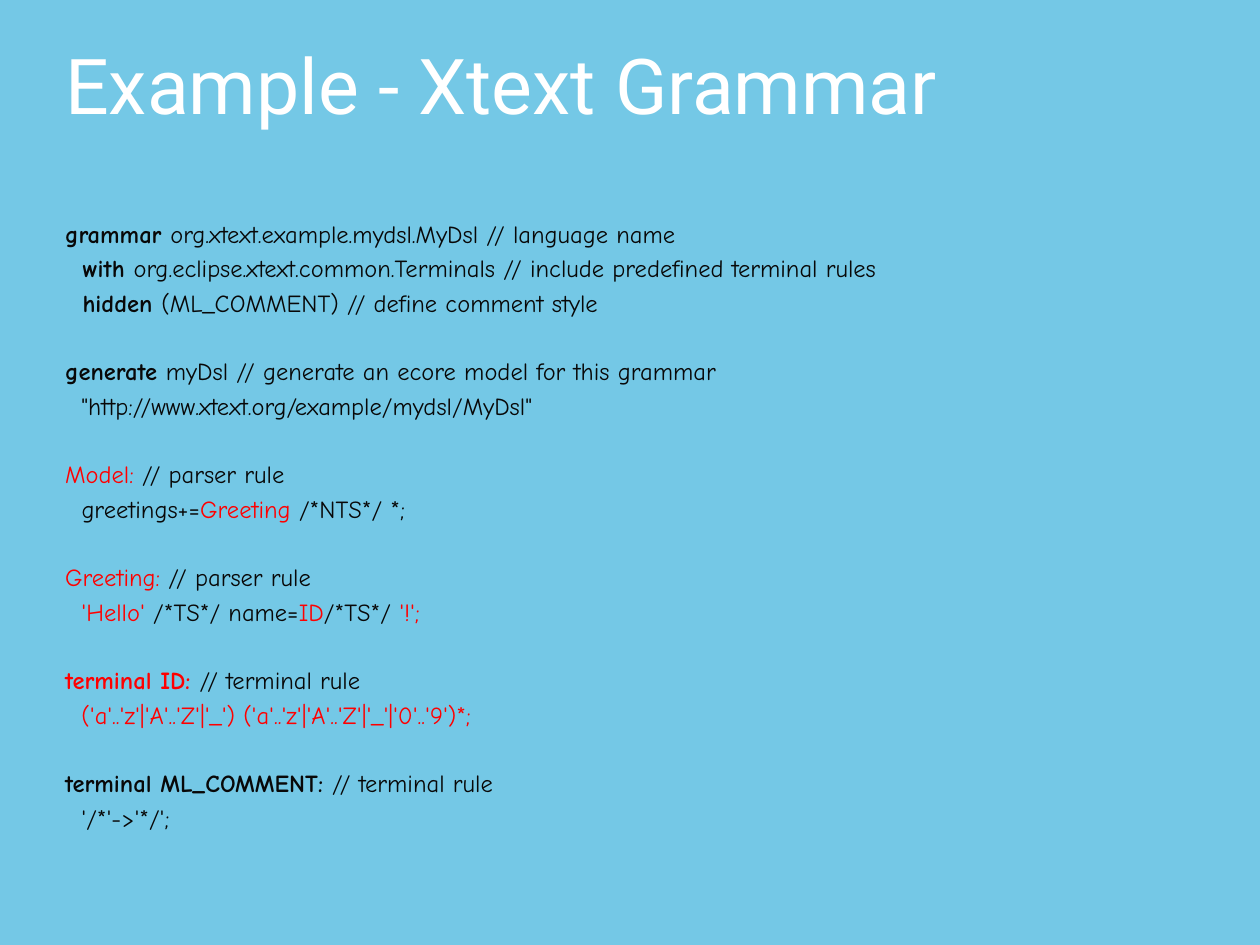
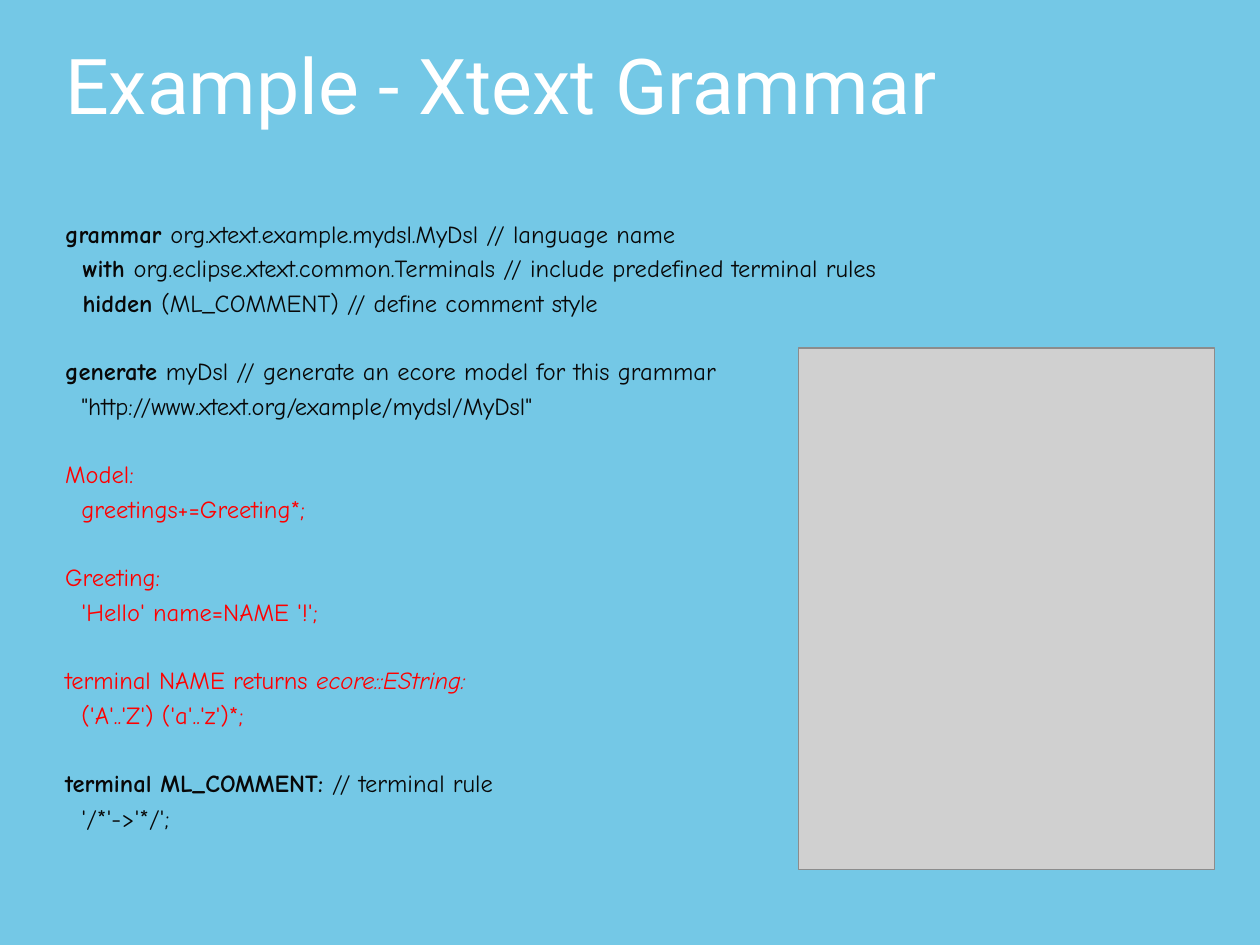
Before and after one commit to thomasfischl/xtext-workshop, a slide deck: slide 15 of xText Workshop.pptx (slide 14 before the commit). Drawn at 1260x945 pixels with LibreOffice and Linux fonts; fonts in the diff are those of the drawing; grey boxes stand for pictures; background and template pictures are left out. Boxes give left, top, right and bottom in pixels: in the first picture for what was removed or moved away, otherwise in the second. Text is boxed around its words. In the diff, an @@ line names an element or a change of style, - is before the commit and + after.

Commit message:
Improve Xtext Grammar section

```diff
--- a/xText Workshop.pptx
+++ b/xText Workshop.pptx
@@ picture added at [799, 348, 1215, 869] @@
@@ text at [65, 466, 465, 727]: text changed @@
-Model: // parser rule
-greetings+=Greeting /*NTS*/ *;
-Greeting: // parser rule
-'Hello' /*TS*/ name=ID/*TS*/ '!';
-terminal ID: // terminal rule
-('a'..'z'|'A'..'Z'|'_') ('a'..'z'|'A'..'Z'|'_'|'0'..'9')*;
+Model:
+greetings+=Greeting*;
+Greeting:
+'Hello' name=NAME '!';
+terminal NAME returns ecore::EString:
+('A'..'Z') ('a'..'z')*;
```
Also in this commit, not shown: 10 other slides changed, 3 slides added.
